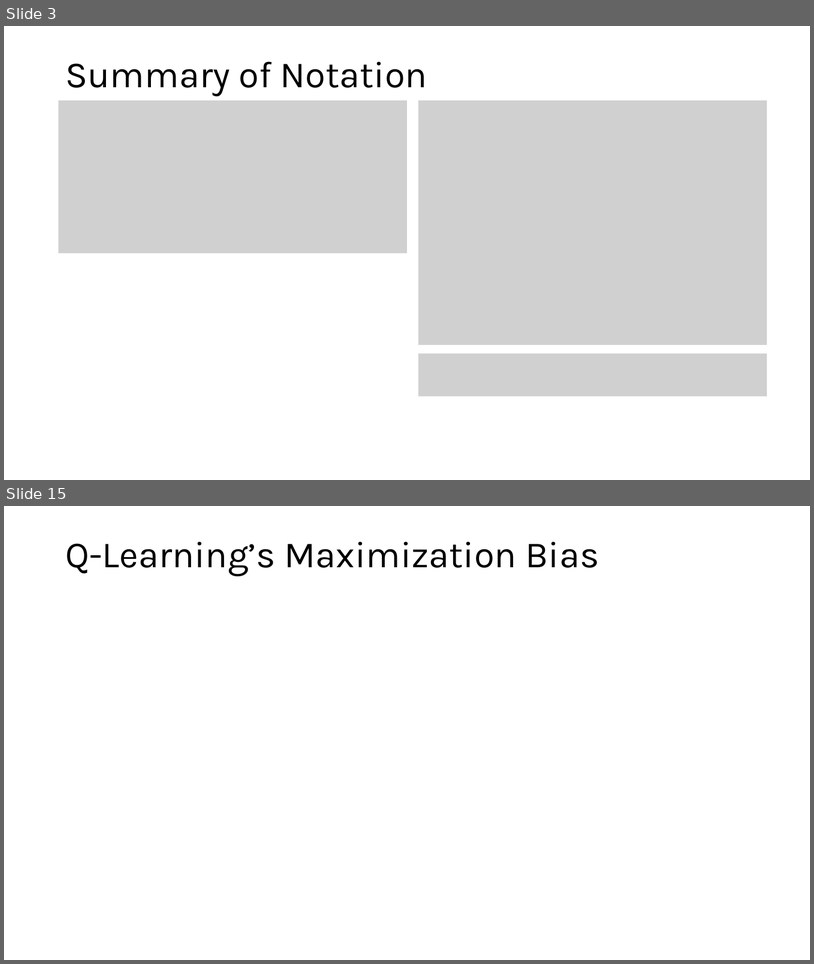
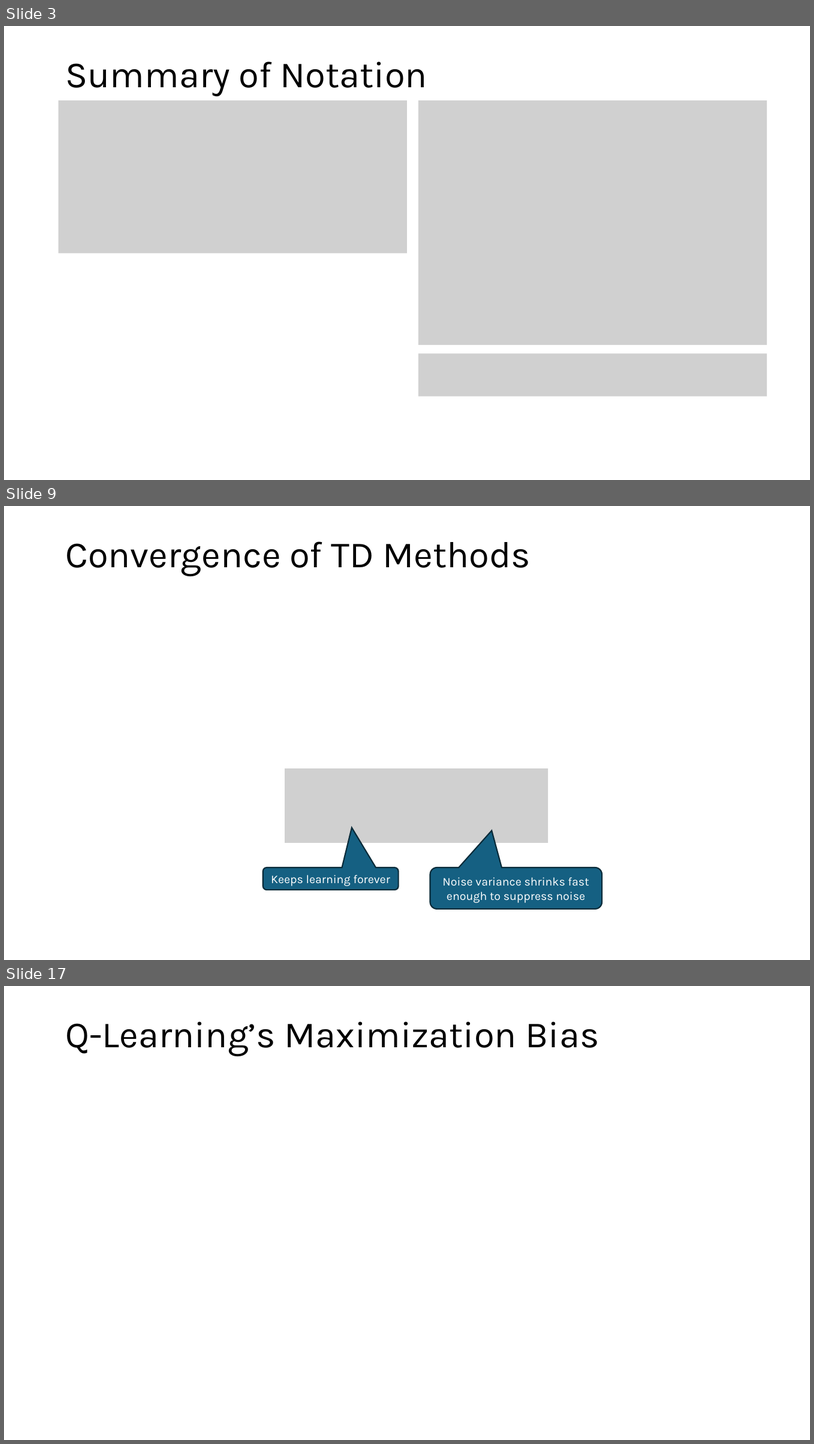
Before and after one commit to mhahsler/Introduction_to_Reinforcement_Learning, a slide deck: slides/Lecture_Chapter06.pptx. Shown one above the other, each under a label of ours: slides 3 and 15 before the commit, slides 3, 9 and 17 after it; the slides between them are not shown. The pictures are 814x964 and 814x1444 pixels, drawn with LibreOffice and Linux fonts; fonts in the diff are those of the drawing; grey boxes stand for pictures. Boxes give left, top, right and bottom in pixels: in the first picture for what was removed or moved away, otherwise in the second. Text is boxed around its words. In the diff, an @@ line names an element or a change of style, - is before the commit and + after.

```diff
--- a/slides/Lecture_Chapter06.pptx
+++ b/slides/Lecture_Chapter06.pptx
@@ slide 9 added at [4,506,810,960], background #FFFFFF @@
@@ title added at [65,541,531,576], 44 pt, text #000000 @@
+Convergence of TD Methods
@@ picture added at [285,769,548,843] @@
@@ rounded speech box added at [263,867,398,889], fill #156082, outline #092A39 1.5 pt, 14 pt, text #FFFFFF @@
+Keeps learning forever
@@ rounded speech box added at [431,867,602,908], fill #156082, outline #092A39 1.5 pt, 14 pt, text #FFFFFF @@
+Noise variance shrinks fast enough to suppress noise
@@ what was slide 15 is now slide 17 @@
```
Also in this commit, not shown: 17 slides changed, 1 other slide added, 7 other files.
